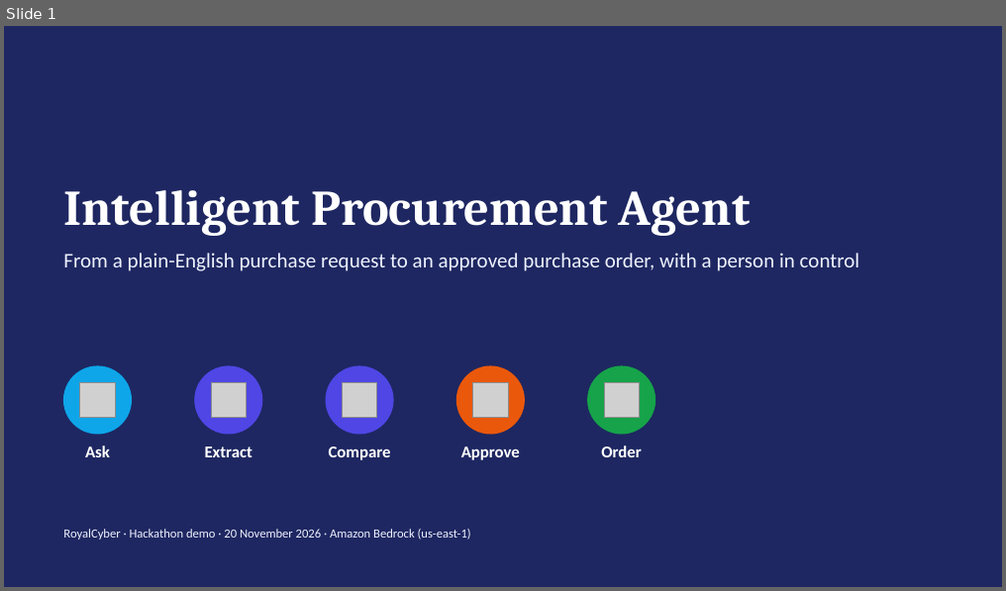
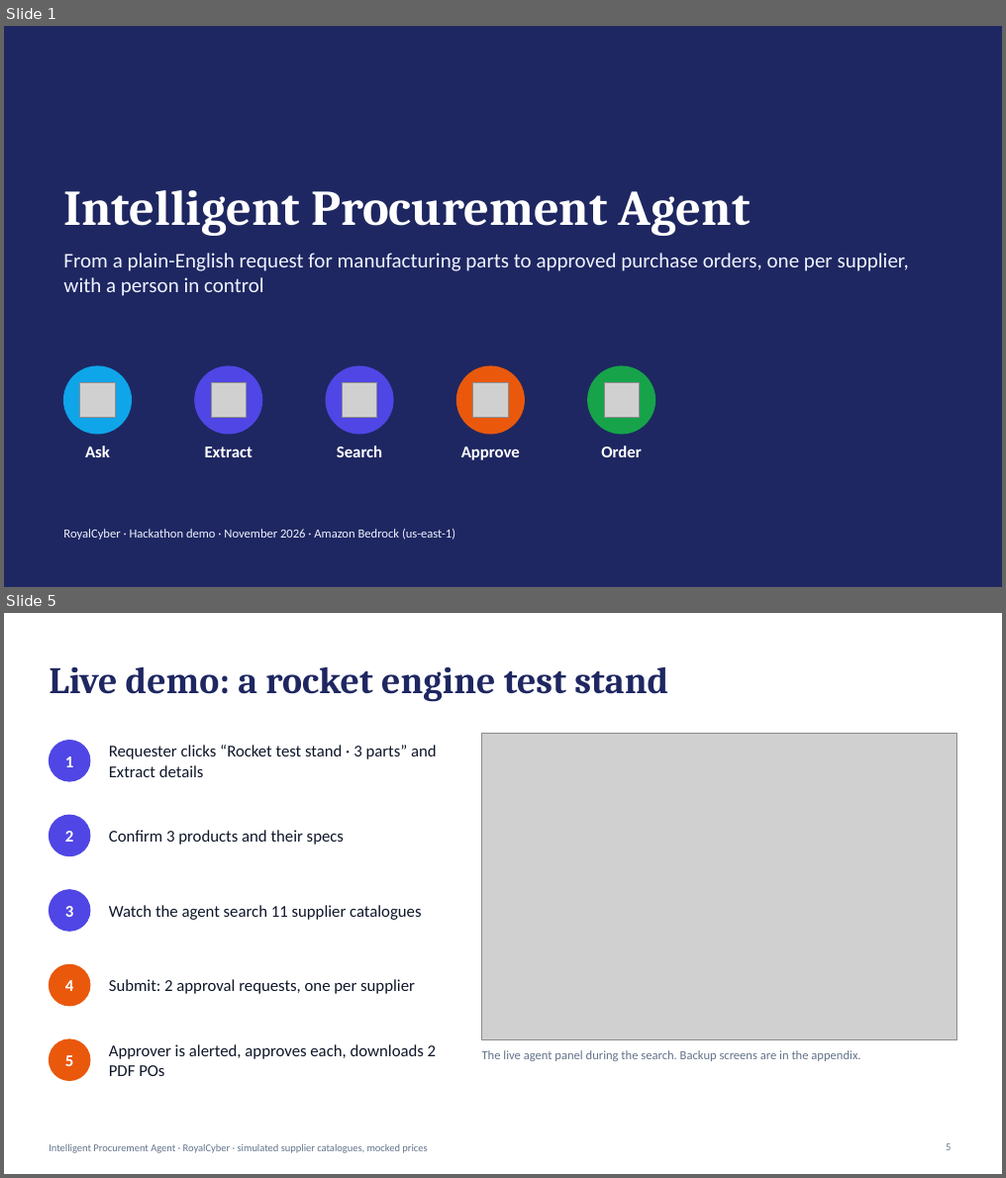
Before and after one commit to Madhukar07565/intelligent-procurement-agent, a slide deck: docs/presentation/Intelligent-Procurement-Agent.pptx. Shown one above the other, each under a label of ours: slide 1 before the commit, slides 1 and 5 after it; the slides between them are not shown. The pictures are 1006x591 and 1006x1178 pixels, drawn with LibreOffice and Linux fonts; fonts in the diff are those of the drawing; grey boxes stand for pictures. Boxes give left, top, right and bottom in pixels: in the first picture for what was removed or moved away, otherwise in the second. Text is boxed around its words. In the diff, an @@ line names an element or a change of style, - is before the commit and + after.

Commit message:
Update architecture diagrams, docs and deck for one approval request and PO per supplier

```diff
--- a/docs/presentation/Intelligent-Procurement-Agent.pptx
+++ b/docs/presentation/Intelligent-Procurement-Agent.pptx
@@ slide 5 added at bbox=[4, 613, 1002, 1174], background #FFFFFF @@
@@ title added at bbox=[49, 666, 668, 702], 36 pt, text #1E2761, bold @@
+Live demo: a rocket engine test stand
@@ ellipse added at bbox=[49, 741, 90, 781], fill #4F46E5, outline #4F46E5 1 pt @@
@@ text added at bbox=[65, 757, 73, 767], 16 pt, text #FFFFFF, bold @@
+1
@@ text added at bbox=[109, 745, 437, 777], 16 pt, text #0F172A @@
+Requester clicks “Rocket test stand · 3 parts” and Extract details
@@ picture added at bbox=[481, 733, 957, 1040] @@
@@ ellipse added at bbox=[49, 815, 90, 857], fill #4F46E5, outline #4F46E5 1 pt @@
@@ text added at bbox=[65, 831, 73, 842], 16 pt, text #FFFFFF, bold @@
+2
@@ text added at bbox=[109, 830, 344, 845], 16 pt, text #0F172A @@
+Confirm 3 products and their specs
@@ ellipse added at bbox=[49, 890, 90, 931], fill #4F46E5, outline #4F46E5 1 pt @@
@@ text added at bbox=[65, 906, 73, 917], 16 pt, text #FFFFFF, bold @@
+3
@@ text added at bbox=[109, 905, 421, 920], 16 pt, text #0F172A @@
+Watch the agent search 11 supplier catalogues
@@ ellipse added at bbox=[49, 964, 90, 1006], fill #EA580C, outline #EA580C 1 pt @@
@@ text added at bbox=[65, 980, 73, 991], 16 pt, text #FFFFFF, bold @@
+4
@@ text added at bbox=[109, 979, 415, 994], 16 pt, text #0F172A @@
+Submit: 2 approval requests, one per supplier
@@ ellipse added at bbox=[49, 1040, 90, 1081], fill #EA580C, outline #EA580C 1 pt @@
@@ text added at bbox=[65, 1056, 73, 1066], 16 pt, text #FFFFFF, bold @@
+5
@@ text added at bbox=[109, 1045, 436, 1076], 16 pt, text #0F172A @@
+Approver is alerted, approves each, downloads 2 PDF POs
@@ text added at bbox=[482, 1051, 860, 1061], 12 pt, text #64748B @@
+The live agent panel during the search. Backup screens are in the appendix.
@@ text added at bbox=[49, 1144, 427, 1154], 10 pt, text #64748B @@
+Intelligent Procurement Agent · RoyalCyber · simulated supplier catalogues, mocked prices
@@ page number added at bbox=[945, 1144, 950, 1151], 10 pt, text #64748B @@
+5
@@ slide 1 changed as well @@
@@ text at bbox=[63, 253, 909, 296]: text changed @@
-From a plain-English purchase request to an approved purchase order, with a person in control
+From a plain-English request for manufacturing parts to approved purchase orders, one per supplier, with a person in control
@@ text at bbox=[337, 446, 382, 458]: text changed @@
-Compare
+Search
@@ text at bbox=[63, 529, 455, 540]: text changed @@
-RoyalCyber · Hackathon demo · 20 November 2026 · Amazon Bedrock (us-east-1)
+RoyalCyber · Hackathon demo · November 2026 · Amazon Bedrock (us-east-1)
```
Also in this commit, not shown: 9 other slides changed, 2 other slides added, 2 slides removed, 20 other files.
